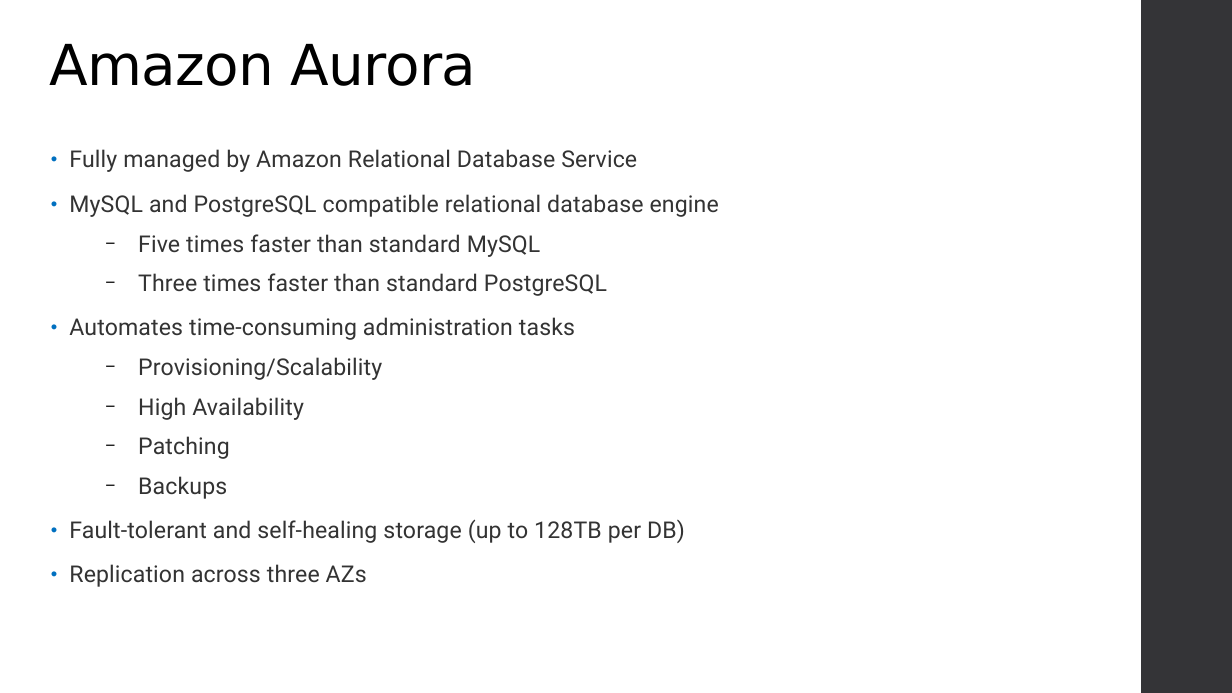
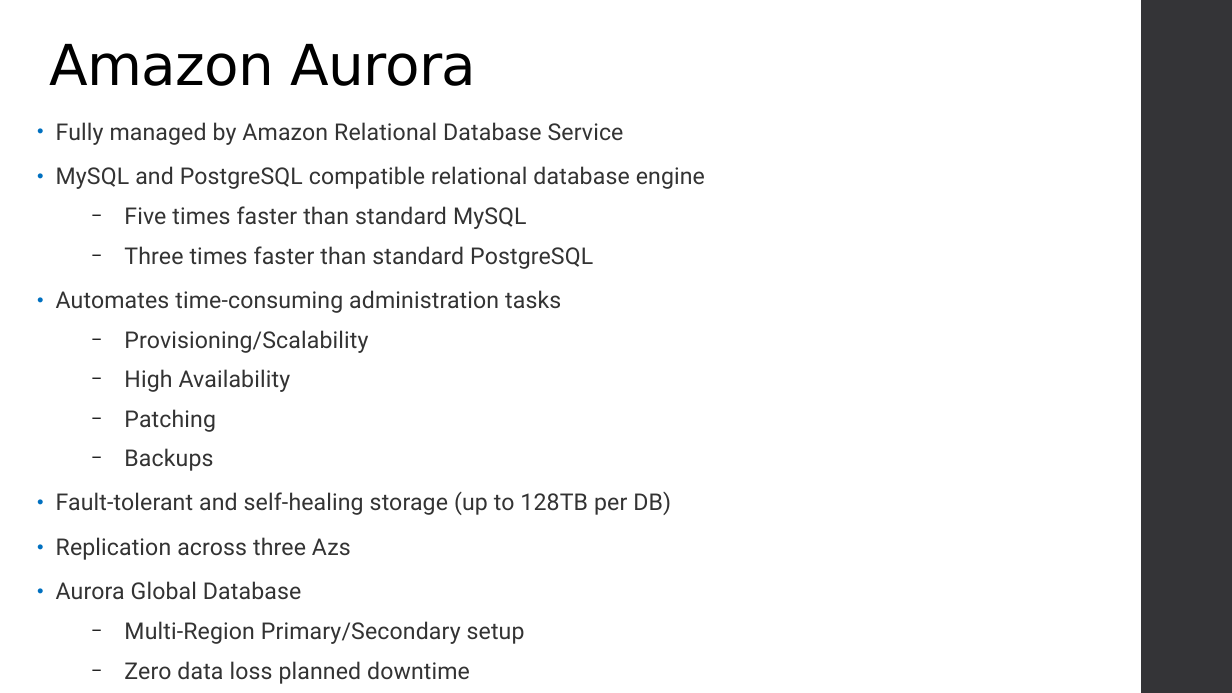
Before and after one commit to varadinov/DevSecOps, a slide deck: slide 40 of 02_cloud_computing_big_picture/02_aws.odp. Drawn at 1232x693 pixels with LibreOffice and Linux fonts; fonts in the diff are those of the drawing; background and template pictures are left out. Boxes give left, top, right and bottom in pixels: in the first picture for what was removed or moved away, otherwise in the second. Text is boxed around its words. In the diff, an @@ line names an element or a change of style, - is before the commit and + after.

```diff
--- a/02_cloud_computing_big_picture/02_aws.odp
+++ b/02_cloud_computing_big_picture/02_aws.odp
@@ text "Fully managed by Amazon Relational ...": place and size @@
-text "Fully managed by Amazon Relational ..." at [69, 149, 719, 587]
+text "Fully managed by Amazon Relational ..." at [56, 122, 705, 644]
@@ text at [56, 537, 525, 644]: text changed @@
-• Replication across three AZs
+• Replication across three Azs
+• Aurora Global Database
+  − Multi-Region Primary/Secondary setup
+  − Zero data loss planned downtime
```
Also in this commit, not shown: 3 other slides changed, 6 other files.
